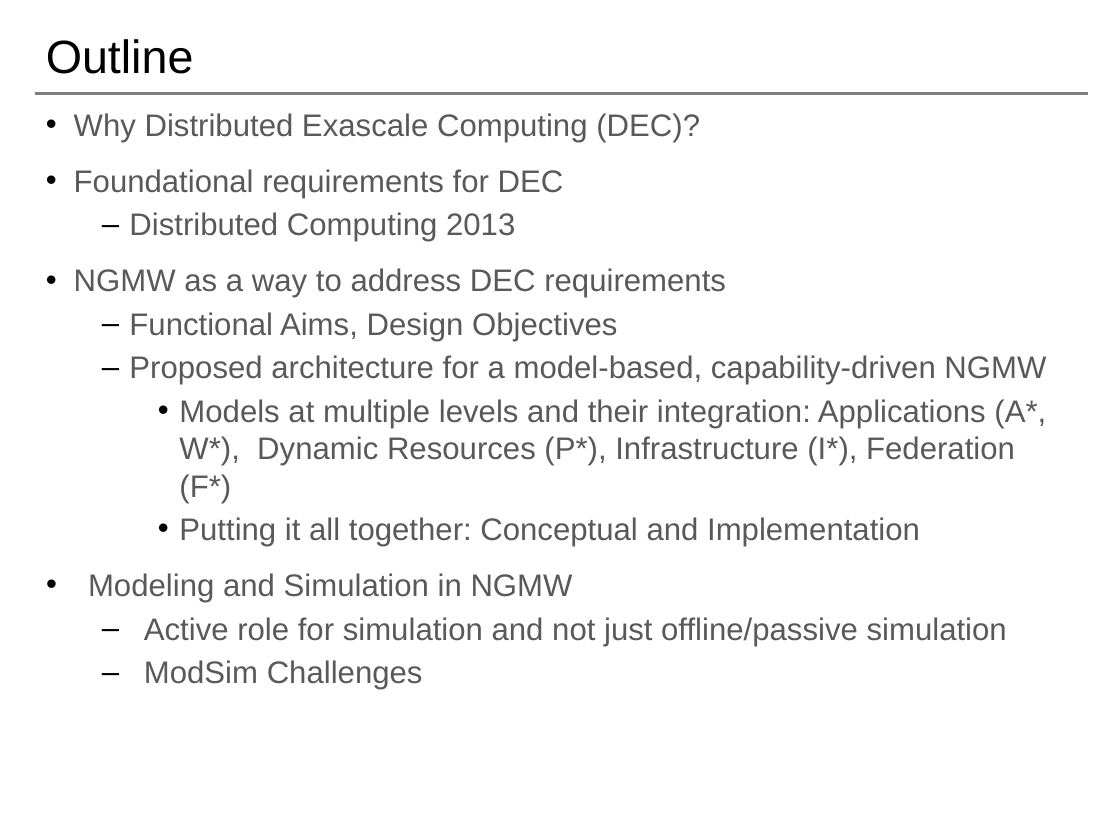
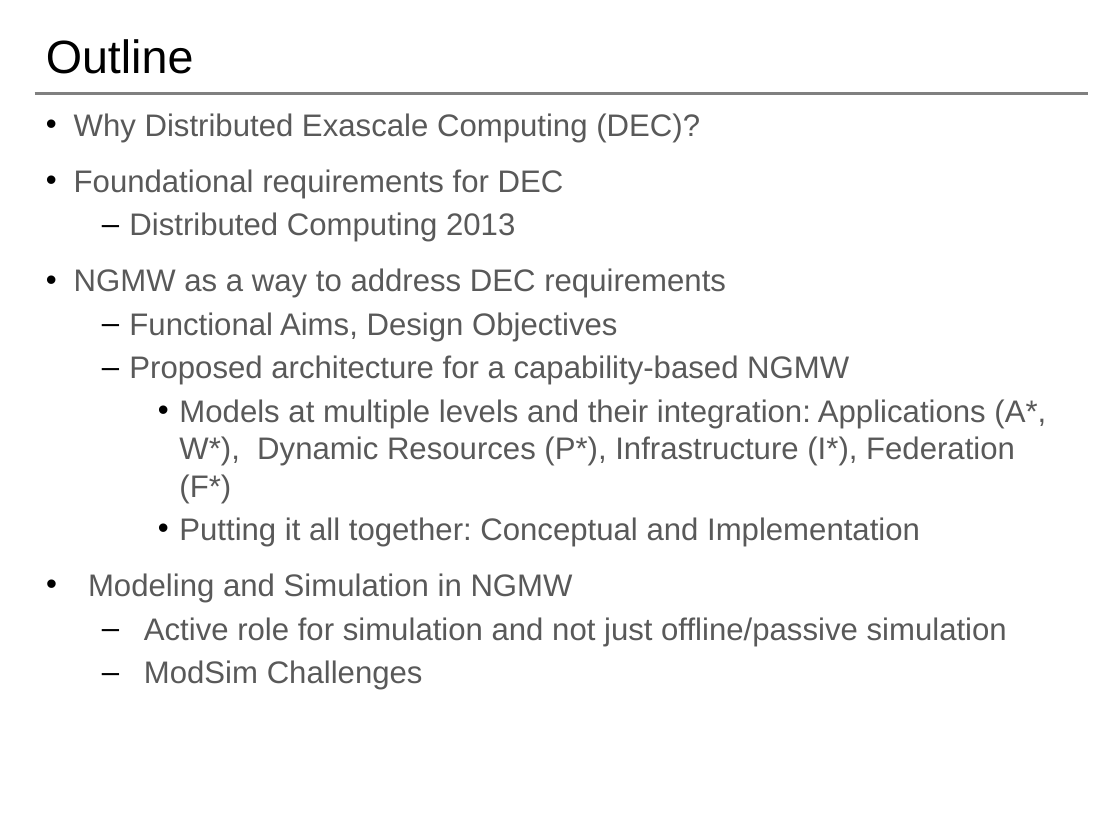
Before and after one commit to saga-project/NGMW, a slide deck: slide 2 of presentations/radical-modsim.pptx. Drawn at 1120x840 pixels with LibreOffice and Linux fonts; fonts in the diff are those of the drawing; background and template pictures are left out. Boxes give left, top, right and bottom in pixels: in the first picture for what was removed or moved away, otherwise in the second. Text is boxed around its words. In the diff, an @@ line names an element or a change of style, - is before the commit and + after.

```diff
--- a/presentations/radical-modsim.pptx
+++ b/presentations/radical-modsim.pptx
@@ text at (x1=129, y1=355, x2=849, y2=385): text changed @@
-  – Proposed architecture for a model-based, capability-driven NGMW
+  – Proposed architecture for a capability-based NGMW
```
Also in this commit, not shown: 4 other slides changed, 5 slides removed.
